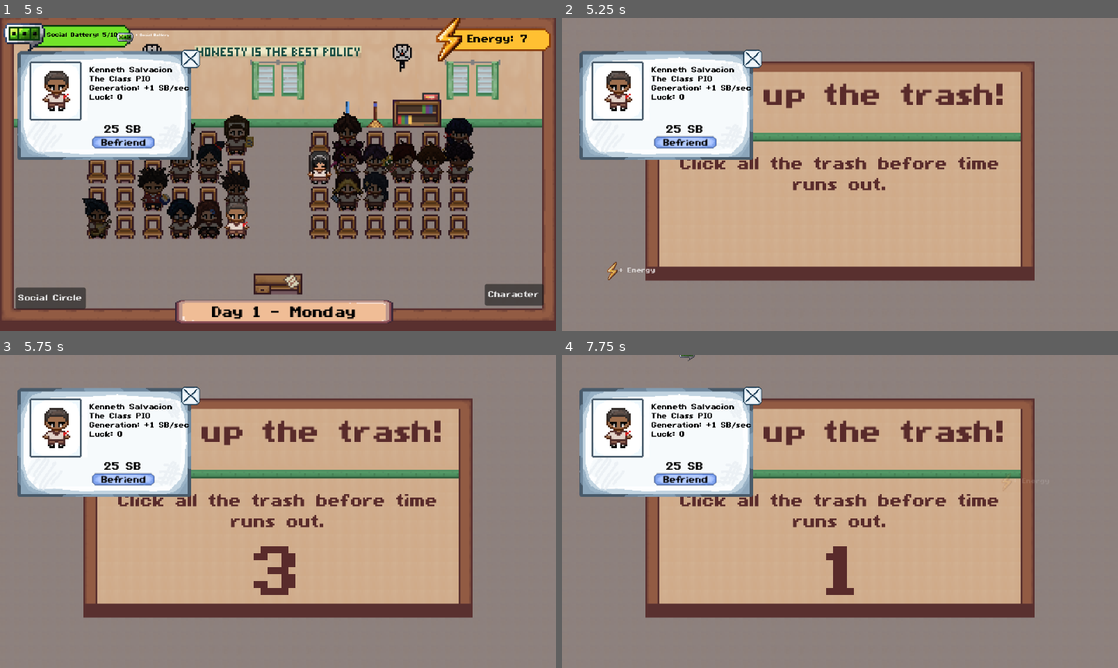
Above: before the commit, frames 1-4 (two rows, left to right).
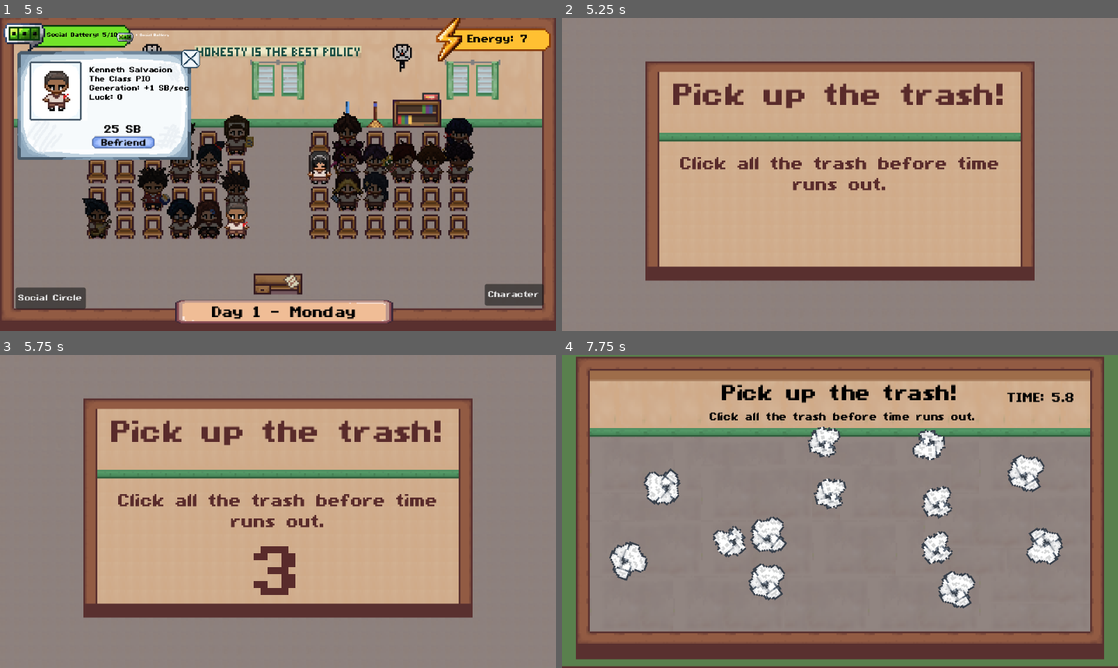
Above: after the commit, the same moments.

Repository: AzeOcram/checkpoint-gamejam
Game: Godot game, scene res://scenes/main/main.tscn
The game is run twice, just before and just after one commit, with the same random seed, the same clock (stepped at 60 frames per second) and the same inputs.
Inputs (mouse positions are in pixels of both pictures, inside the frame that each line leads up to):
- Up to frame 1 (5 s): click (5, 74) at 0.52 s; tap Enter at 1.25 s; move the mouse to (400, 158) at 1.27 s; press the mouse at (400, 158) at 1.28 s; tap Space at 2 s; move the mouse to (166, 190) at 2.02 s; release the mouse at (166, 190) at 2.03 s; hold S 2.03-2.78 s; click (166, 190) at 2.1 s; move the mouse to (333, 105) at 2.77 s; press the mouse at (333, 105) at 2.78 s; move the mouse to (250, 237) at 3.52 s; release the mouse at (250, 237) at 3.53 s; click (250, 237) at 3.6 s; click (122, 143) at 4.25 s
- Up to frame 2 (5.25 s): click "Social Circle" at 5 s
- Up to frame 3 (5.75 s): no input
- Up to frame 4 (7.75 s): click (1073, 630) at 5.75 s, where only the run before the commit has a clickable "Character"; move the mouse to (1006, 558) at 6.52 s; press the mouse at (1006, 558) at 6.53 s; hold S 6.53-7.25 s; tap Escape at 7.15 s; release the mouse at (1006, 558) at 7.25 s; click "Back" at 7.25 s

Frame 1 is identical in both runs. In frame 2, 11% of the frame differs, in the area x 3-36%, y 10-84%; in frame 3, 11%; in frame 4, 85%, in the area x 0-100%, y 0-100%.

Commit message:
fix(ui): pause game and draw QTEs above all UI during a QTE
Pause the tree while a QTE or its start screen is up so social battery generation and taps stop. Raise QTE z_index above the friend info panel and hide the canvas-layer feedback pop-ups while paused.

Diff:
--- a/scenes/energy/energy_system.tscn
+++ b/scenes/energy/energy_system.tscn
@@ -3,6 +3,7 @@
 [ext_resource type="Theme" uid="uid://ci2awbvgnfkxm" path="res://resources/themes/main_theme.tres" id="1_2lrqo"]
 [ext_resource type="Script" uid="uid://sl70sbmfpq1l" path="res://scripts/energy/energy_system.gd" id="1_piqoi"]
 [ext_resource type="Texture2D" uid="uid://la24w0afoc7q" path="res://assets/ui/icons/Energy both.PNG" id="2_mf7cw"]
+[ext_resource type="Script" path="res://scripts/main/hide_when_paused.gd" id="9_hidep"]
 
 [node name="EnergySystem" type="Control" unique_id=1746223679]
 layout_mode = 3
@@ -27,6 +28,7 @@
 vertical_alignment = 1
 
 [node name="EnergyFeedbackLayer" type="CanvasLayer" parent="." unique_id=1247906548]
+script = ExtResource("9_hidep")
 
 [node name="FeedbackContainer" type="Control" parent="EnergyFeedbackLayer" unique_id=1182894005]
 layout_mode = 3
--- a/scenes/social_battery/social_battery_system.tscn
+++ b/scenes/social_battery/social_battery_system.tscn
@@ -4,6 +4,7 @@
 [ext_resource type="Texture2D" uid="uid://6q2cx6jrmm2u" path="res://assets/ui/icons/Socbatt bar.png" id="2_05jmf"]
 [ext_resource type="Texture2D" uid="uid://cs44ms4qgfnvk" path="res://assets/ui/icons/Socbatt both.PNG" id="2_jrpxo"]
 [ext_resource type="Theme" uid="uid://ci2awbvgnfkxm" path="res://resources/themes/main_theme.tres" id="3_t650j"]
+[ext_resource type="Script" path="res://scripts/main/hide_when_paused.gd" id="9_hidep"]
 
 [node name="SocialBatterySystem" type="Node" unique_id=257091885]
 script = ExtResource("1_ssfca")
@@ -28,6 +29,7 @@
 autostart = true
 
 [node name="SocialBatteryFeedbackLayer" type="CanvasLayer" parent="." unique_id=811502679]
+script = ExtResource("9_hidep")
 
 [node name="FeedbackContainer" type="Control" parent="SocialBatteryFeedbackLayer" unique_id=2046317898]
 layout_mode = 3
--- a/scripts/friends/friend_qte_manager.gd
+++ b/scripts/friends/friend_qte_manager.gd
@@ -15,6 +15,7 @@
 		push_error("friend_qte.tscn does not contain a FriendQTE!")
 		return
 
+	get_tree().paused = true
 	get_tree().root.add_child(qte_instance)
 
 	qte_instance.finished.connect(
@@ -34,6 +35,8 @@
 	result: QTEData.Result,
 	friend_node: FriendNode
 ) -> void:
+
+	get_tree().paused = false
 
 	if result == QTEData.Result.SUCCESS:
 		friend_node.data.mood = min(
--- /dev/null
+++ b/scripts/main/hide_when_paused.gd
@@ -0,0 +1,10 @@
+extends CanvasLayer
+# CanvasLayers always draw above z_index, so hide floating feedback while a QTE (or the pause menu) is up.
+
+
+func _init() -> void:
+	process_mode = Node.PROCESS_MODE_ALWAYS
+
+
+func _process(_delta: float) -> void:
+	visible = not get_tree().paused
--- a/scripts/qte/base_qte.gd
+++ b/scripts/qte/base_qte.gd
@@ -10,6 +10,12 @@
 
 var time_remaining: float = 0.0
 var is_finished: bool = false
+
+
+func _init() -> void:
+	# Runs while the tree is paused; z above the friend info panel (z 100).
+	process_mode = Node.PROCESS_MODE_ALWAYS
+	z_index = 200
 
 
 func _ready() -> void:
--- a/scripts/qte/event_qte_system.gd
+++ b/scripts/qte/event_qte_system.gd
@@ -114,6 +114,9 @@
 	# Reserve the slot so the timer can't spawn a second QTE during the intro.
 	active_qte = qte_scene.instantiate()
 
+	# Freeze the main game (SB generation, taps) until the QTE ends.
+	get_tree().paused = true
+
 	var intro := QTEStartingScreen.new_screen()
 	get_tree().root.add_child(intro)
 	# Luck skips random event QTEs only; friend-request QTEs never roll.
@@ -143,6 +146,9 @@
 	print("========== EVENT QTE FINISHED ==========")
 	print("QTE result: ", result)
 
+	# Unpause first: take_damage() may change scene to game over.
+	get_tree().paused = false
+
 	if result == QTEData.Result.SUCCESS:
 		# Grant energy
 		var energy_reward = lerp(20, 50, Player.progress_score)
--- a/scripts/qte/qte_starting_screen.gd
+++ b/scripts/qte/qte_starting_screen.gd
@@ -46,6 +46,12 @@
 static func new_screen() -> QTEStartingScreen:
 	# load() not preload(): the scene references this script, so preload would be cyclic.
 	return load(SCENE_PATH).instantiate()
+
+
+func _init() -> void:
+	# Runs while the tree is paused; z above the friend info panel (z 100).
+	process_mode = Node.PROCESS_MODE_ALWAYS
+	z_index = 200
 
 
 func _ready() -> void:
